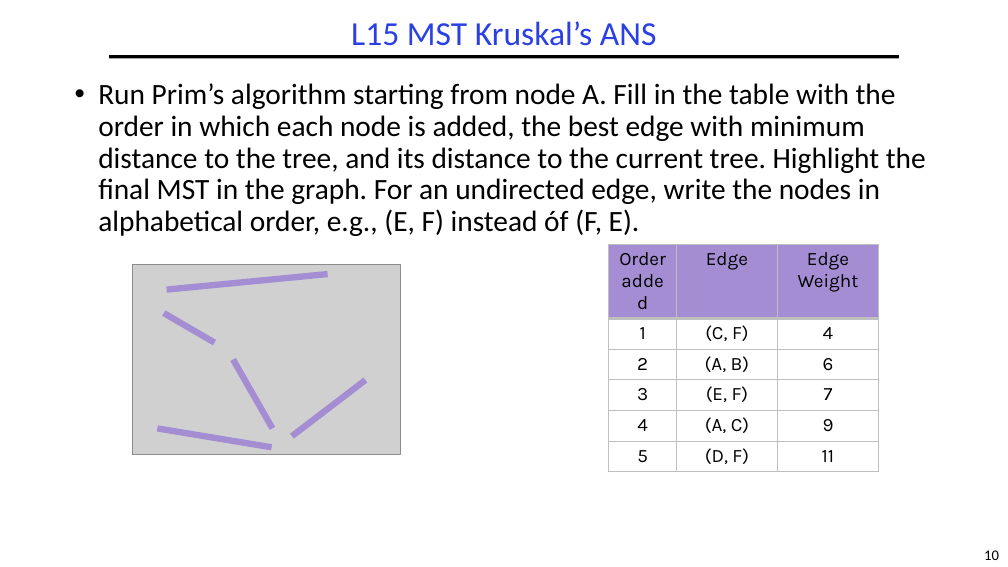
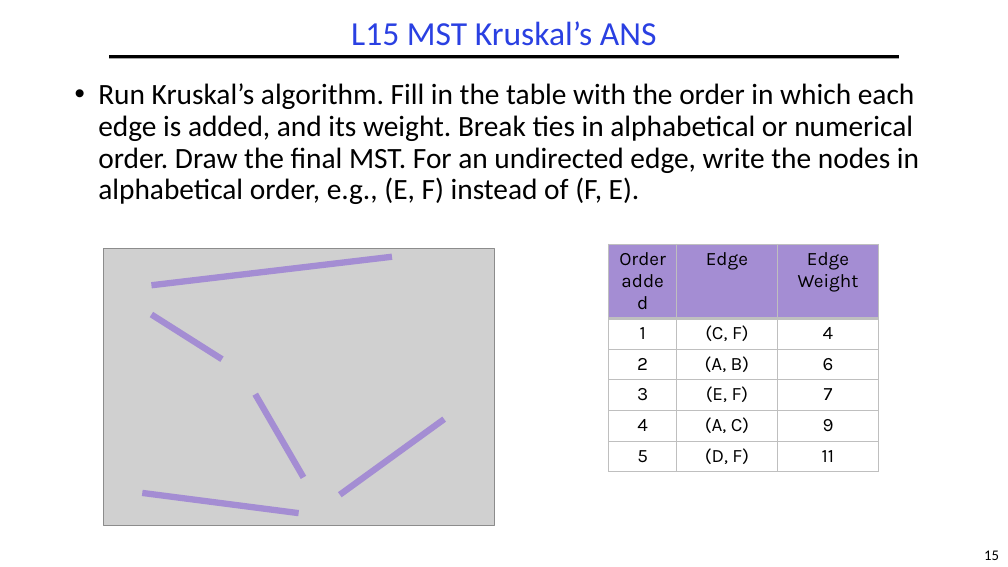
Before and after one commit to guhofstra/CSC111Fa25, a slide deck: slide 15 of PPTs/Exam/CSC017 Final Exam Sample Sp2025 ANS.pptx (slide 10 before the commit). Drawn at 1008x567 pixels with LibreOffice and Linux fonts; fonts in the diff are those of the drawing; grey boxes stand for pictures. Boxes give left, top, right and bottom in pixels: in the first picture for what was removed or moved away, otherwise in the second. Text is boxed around its words. In the diff, an @@ line names an element or a change of style, - is before the commit and + after.

```diff
--- a/PPTs/Exam/CSC017 Final Exam Sample Sp2025 ANS.pptx
+++ b/PPTs/Exam/CSC017 Final Exam Sample Sp2025 ANS.pptx
@@ text at [98,83,919,204]: text changed @@
-• Run Prim’s algorithm starting from node A. Fill in the table with the order in which each node is added, the best edge with minimum distance to the tree, and its distance to the current tree. Highlight the final MST in the graph. For an undirected edge, write the nodes in alphabetical order, e.g., (E, F) instead óf (F, E).
+• Run Kruskal’s algorithm. Fill in the table with the order in which each edge is added, and its weight. Break ties in alphabetical or numerical order. Draw the final MST. For an undirected edge, write the nodes in alphabetical order, e.g., (E, F) instead of (F, E).
@@ picture: place and size @@
-picture at [132,265,400,454]
+picture at [103,248,494,526]
@@ line moved from (327, 274) - (166, 290) to (392, 257) - (151, 285) @@
@@ line moved from (215, 343) - (164, 313) to (222, 359) - (151, 315) @@
@@ line moved from (272, 429) - (233, 360) to (303, 477) - (256, 394) @@
@@ line moved from (365, 380) - (292, 436) to (340, 495) - (445, 419) @@
@@ line moved from (271, 448) - (157, 429) to (299, 513) - (142, 493) @@
@@ page number at [984,550,999,560]: text changed @@
-10
+15
```
Also in this commit, not shown: 4 other slides changed, 7 slides added, 7 other files.
